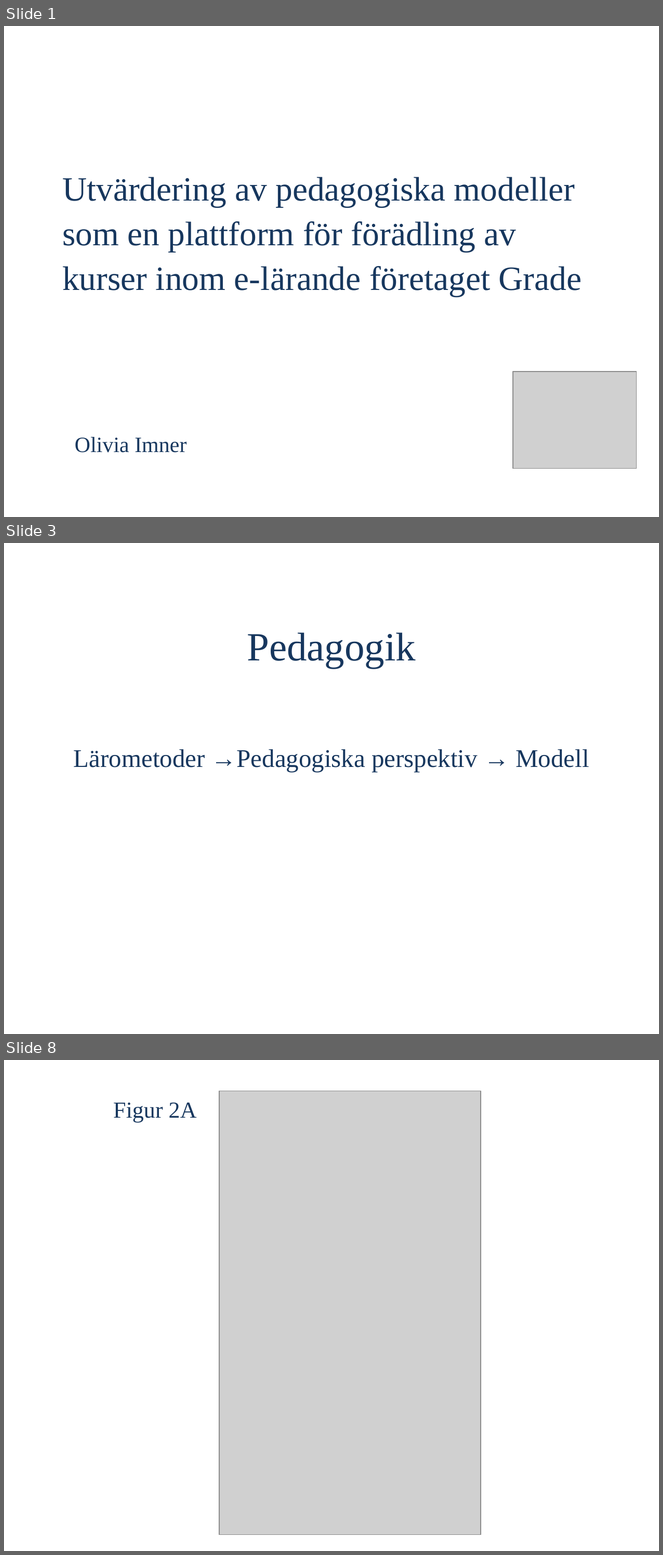
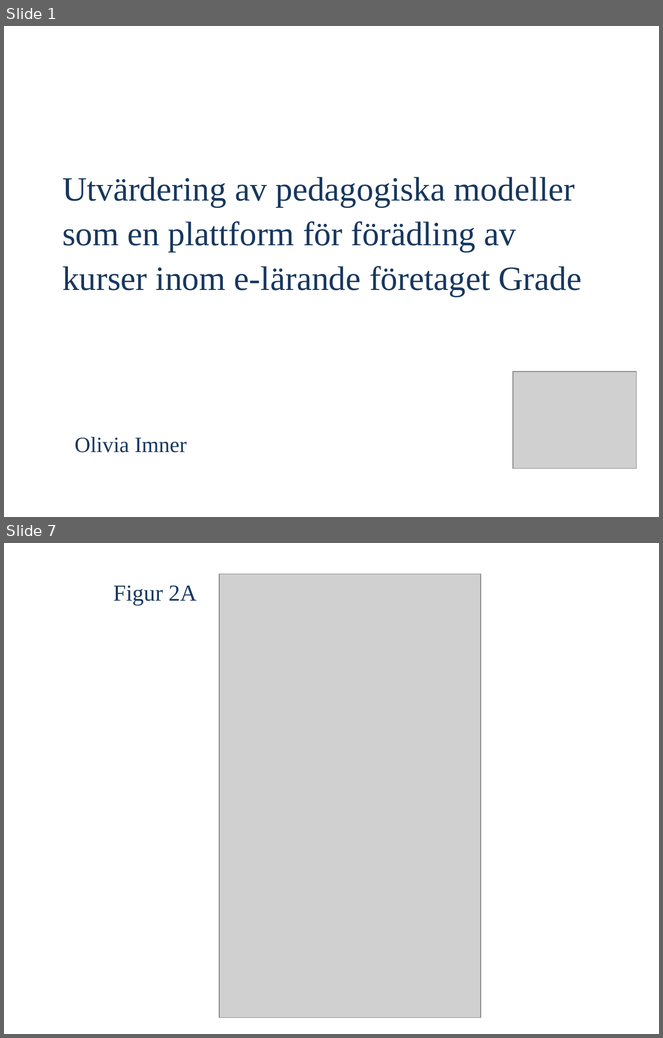
Before and after one commit to OliviaImner/thesis_document, a slide deck: Thesis/Presentation.pptx. Shown one above the other, each under a label of ours: slides 1, 3 and 8 before the commit, slides 1 and 7 after it; the slides between them are not shown. The pictures are 663x1555 and 663x1038 pixels, drawn with LibreOffice and Linux fonts; fonts in the diff are those of the drawing; grey boxes stand for pictures. Boxes give left, top, right and bottom in pixels: in the first picture for what was removed or moved away, otherwise in the second. Text is boxed around its words. In the diff, an @@ line names an element or a change of style, - is before the commit and + after.

```diff
--- a/Thesis/Presentation.pptx
+++ b/Thesis/Presentation.pptx
@@ slide 3 removed at (x1=4, y1=543, x2=659, y2=1034), background #FFFFFF @@
@@ title removed at (x1=247, y1=632, x2=416, y2=668) @@
-Pedagogik
@@ text removed at (x1=74, y1=749, x2=589, y2=772) @@
-Lärometoder →Pedagogiska perspektiv → Modell
@@ what was slide 8 is now slide 7 @@
```
Also in this commit, not shown: 8 slides changed, 2 slides added, 2 other slides removed, 1 other file.
